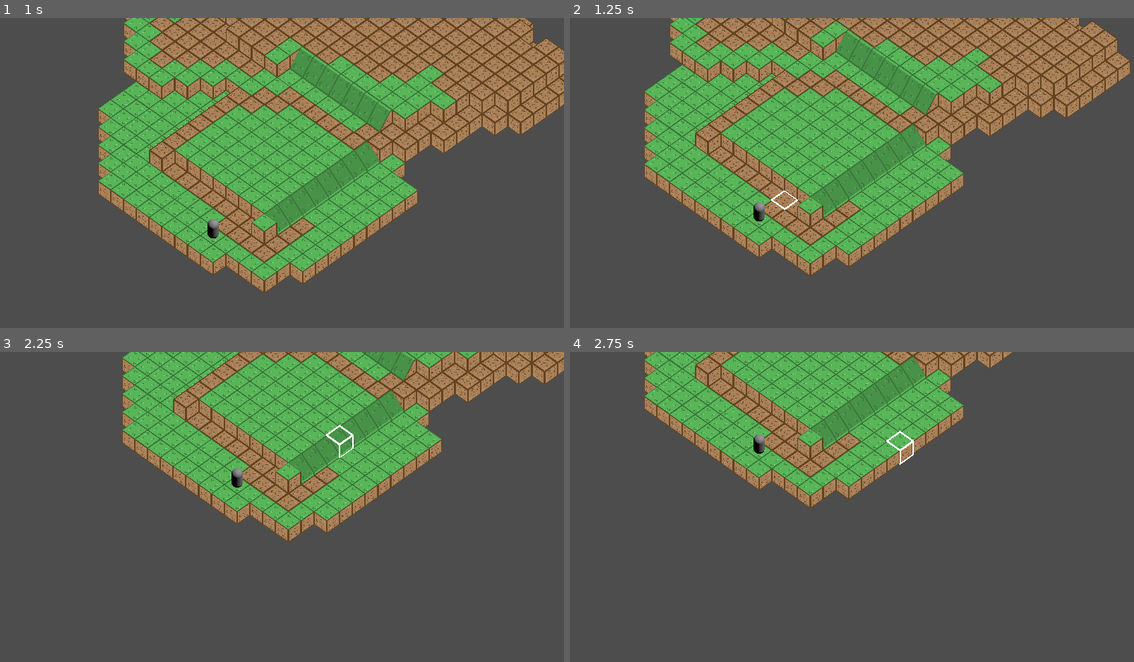
Above: before the commit, frames 1-4 (two rows, left to right).
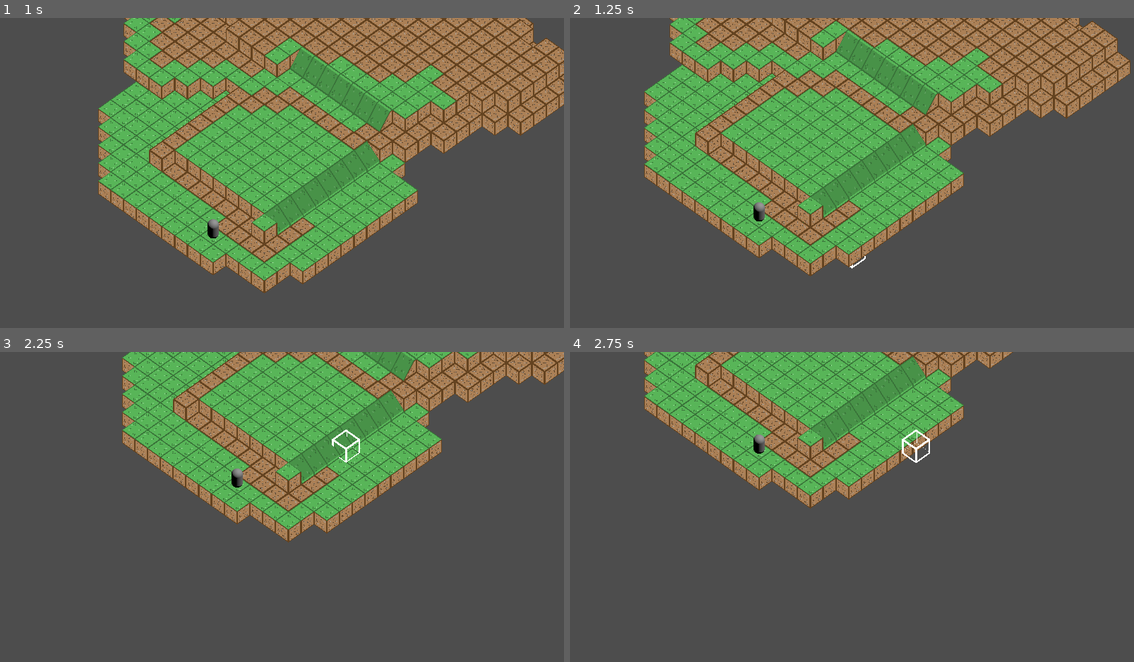
Above: after the commit, the same moments.

Repository: cannibalisticwalrus/GodotGameboardFramework
Game: Godot game, scene res://Scenes/TesterMap.tscn
The game is run twice, just before and just after one commit, with the same random seed, the same clock (stepped at 60 frames per second) and the same inputs.
Inputs (mouse positions are in pixels of both pictures, inside the frame that each line leads up to):
- Up to frame 1 (1 s): tap Enter at 0.5 s; move the mouse to (406, 160) at 0.52 s; press the mouse at (406, 160) at 0.53 s; hold D (Right) from 0.53 s (still down)
- Up to frame 2 (1.25 s): keep holding D (Right)
- Up to frame 3 (2.25 s): move the mouse to (169, 525) at 1.27 s; release D (Right) at 1.28 s; release the mouse at (169, 525) at 1.28 s; hold S (Down) 1.28-2.03 s; click (169, 525) at 1.35 s; move the mouse to (338, 441) at 2.02 s; press the mouse at (338, 441) at 2.03 s; hold D (Right) from 2.03 s (still down)
- Up to frame 4 (2.75 s): keep holding D (Right)

Frame 1 is identical in both runs. In frame 2, less than 0.1% of the frame differs, in the area x 35-53%, y 55-81%; in frame 3, 0.2%; in frame 4, 0.2%, in the area x 56-64%, y 25-37%.

Commit message:
cleaned up a lot of code in the PlayerModeSelector script.  Added cursor locking on select

Diff:
--- a/Scripts/scr_PlayerModeSelector.gd
+++ b/Scripts/scr_PlayerModeSelector.gd
@@ -1,33 +1,35 @@
 extends MeshInstance3D
 class_name cursor_playerMode
 
-#VARIABLES
-var isVisible:bool = true;
-var moveToOffset:Vector3;
-var previousCursorGridPosition:Vector3i;
 @onready var gridMap:GridMap = $"../../GridMap";
-var isSelected:bool = false;
-var currentSelection:Node3D;
+@onready var player:Node3D = $"..";
+var isCurrentSelection:bool = false;
+var currentSelectionLocation:Vector3i;
 
-#Update the Location of the Selector while on player mode
+func _input(event):
+	if(event.is_action_pressed("SelectItem")):
+		var gridMapCellAtCursor = gridMap.local_to_map(player.cursorLocation3d);
+		if(isCurrentSelection):
+			isCurrentSelection = (gridMapCellAtCursor==currentSelectionLocation);
+			return;
+		isCurrentSelection = true;
+		print(isCurrentSelection);
+
+func _process(delta):
+	if(!isCurrentSelection):
+		updateSelectorLocation();
+	if(characterIsSelected()):
+		return; #displayCharacterMovementOptions(currentSelection);
+
 func updateSelectorLocation():
-	var cursorPosition:Vector3 = $"..".cursorLocation3d;
-	var currentSelectorPosition:Vector3
-	var gridMapCellAtCursor = gridMap.local_to_map(cursorPosition);
+	var gridMapCellAtCursor = gridMap.local_to_map(player.cursorLocation3d);
 	if (gridMap.get_cell_item(gridMapCellAtCursor)>=0):
 		var localLocationAtGridMapCell = gridMap.map_to_local(gridMapCellAtCursor);
 		var globalLocationAtGridMapCell = gridMap.to_global(localLocationAtGridMapCell);
 		self.global_position = globalLocationAtGridMapCell;
 
-func characterIsSelected() -> bool:
-	return (currentSelection && (currentSelection.get_class()=="playerCharacter"))
+func characterIsSelected()->bool:
+	return false;
 
 func displayCharacterMovementOptions(aPlayerCharacter):
 	pass;
-
-#Tick Function
-func _process(delta):
-	updateSelectorLocation();
-	Input.is_action_pressed("Select");
-	if(characterIsSelected()):
-		displayCharacterMovementOptions(currentSelection);
--- a/project.godot
+++ b/project.godot
@@ -57,3 +57,9 @@
 "events": [Object(InputEventKey,"resource_local_to_scene":false,"resource_name":"","device":-1,"window_id":0,"alt_pressed":false,"shift_pressed":false,"ctrl_pressed":false,"meta_pressed":false,"pressed":false,"keycode":0,"physical_keycode":81,"key_label":0,"unicode":113,"echo":false,"script":null)
 ]
 }
+SelectItem={
+"deadzone": 0.5,
+"events": [Object(InputEventMouseButton,"resource_local_to_scene":false,"resource_name":"","device":-1,"window_id":0,"alt_pressed":false,"shift_pressed":false,"ctrl_pressed":false,"meta_pressed":false,"button_mask":0,"position":Vector2(0, 0),"global_position":Vector2(0, 0),"factor":1.0,"button_index":1,"pressed":false,"double_click":false,"script":null)
+, Object(InputEventJoypadButton,"resource_local_to_scene":false,"resource_name":"","device":-1,"button_index":1,"pressure":0.0,"pressed":false,"script":null)
+]
+}
